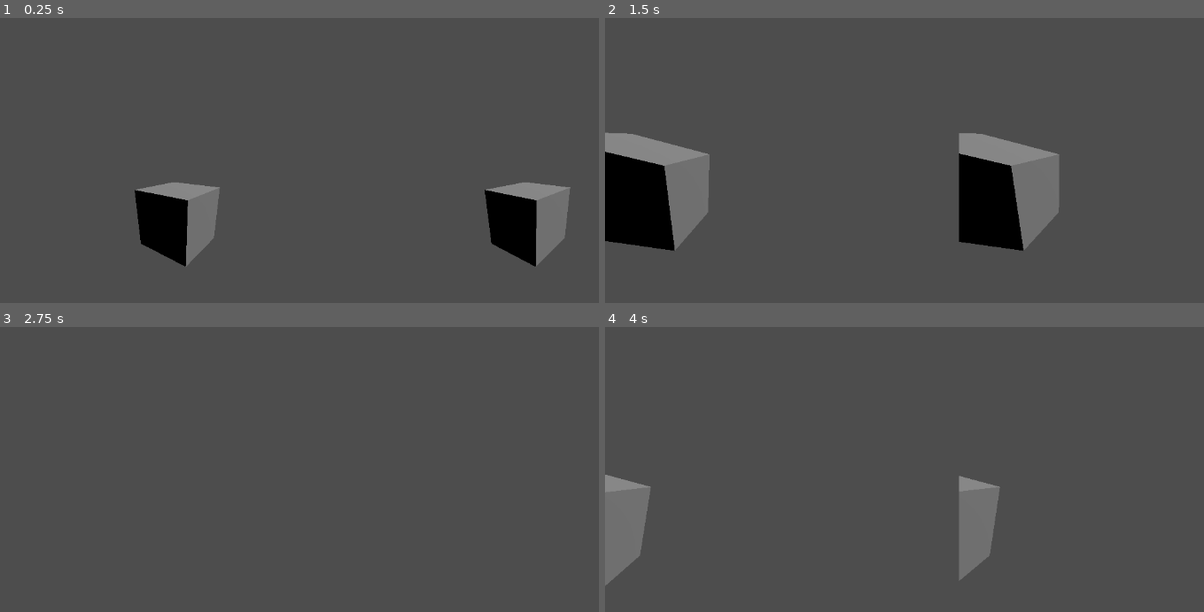
Above: before the commit, frames 1-4 (two rows, left to right).
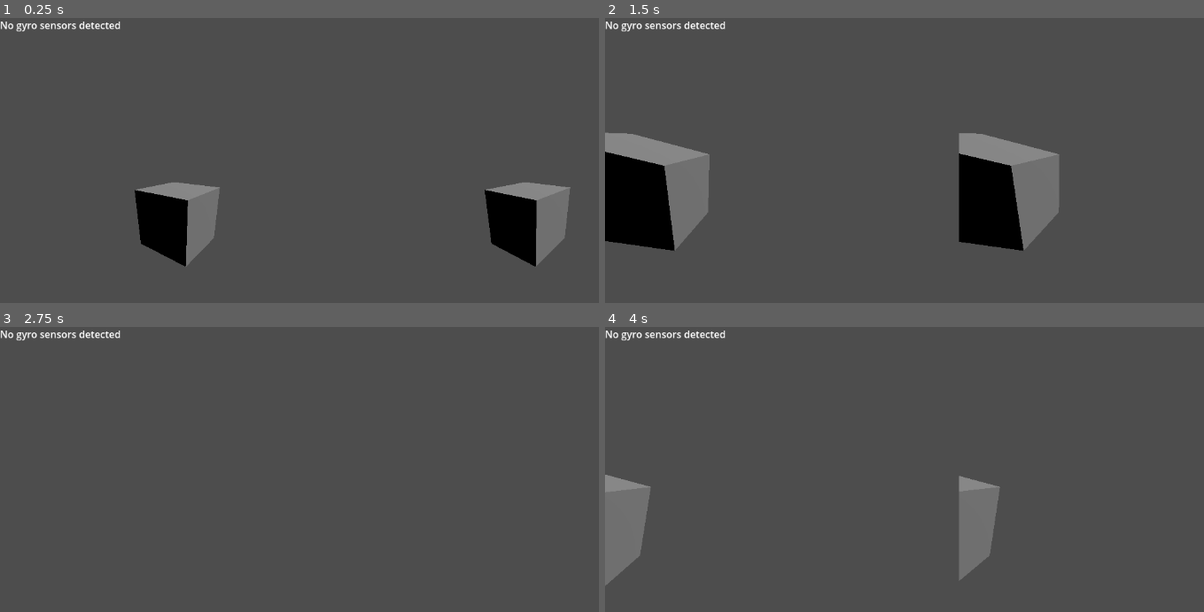
Above: after the commit, the same moments.

Repository: dairycultist/Metaverse
Game: Godot game, scene res://menu_main.tscn
Two runs of this game, one before a commit and one after it. Both use one fixed random seed, a clock stepped at 60 frames per second and the inputs below.
Inputs:
- Up to frame 1 (0.25 s): no input
- Up to frame 2 (1.5 s): tap Enter at 0.5 s; hold Right (ui_right) 0.53-1.28 s; hold Down (ui_down) from 1.28 s (still down)
- Up to frame 3 (2.75 s): release Down (ui_down) at 2.03 s; hold Right (ui_right) from 2.03 s (still down)
- Up to frame 4 (4 s): tap Space at 2.75 s; release Right (ui_right) at 2.78 s; hold Up (ui_up) 2.78-3.53 s; tap Enter at 3.5 s; hold Left (ui_left) from 3.53 s (still down)

The runs differ from the first frame. In frame 1, 0.3% of the frame differs, in the area x 0-21%, y 1-5%; in frame 2, 0.3%; in frame 3, 0.3%; in frame 4, 0.3%.

Commit message:
Debug gyro

Diff:
--- a/gyro.gd
+++ b/gyro.gd
@@ -15,16 +15,20 @@
 
 func _ready():
 
-	await get_tree().process_frame
+	get_tree().process_frame.connect(init_sensors)
+
+func init_sensors():
 
 	var magnet: Vector3 = Input.get_magnetometer()
 
 	if (magnet == Vector3.ZERO):
-		print("uncompatible!")
+		get_node("/root/World/Debug").text = "No gyro sensors detected"
 	else:
-		print("compatible")
+		get_node("/root/World/Debug").text = "Gyro sensors exist!"
 		enabled = true
 		_initial_yaw = atan2(-magnet.x, magnet.z)
+
+	get_tree().process_frame.disconnect(init_sensors)
 
 func _physics_process(delta):
 
--- a/menu_main.tscn
+++ b/menu_main.tscn
@@ -42,3 +42,7 @@
 
 [node name="DirectionalLight3D" type="DirectionalLight3D" parent="."]
 transform = Transform3D(0.734473, -0.347485, 0.582927, -0.224934, 0.685761, 0.692196, -0.640277, -0.639519, 0.425512, 0, 0, 0)
+
+[node name="Debug" type="RichTextLabel" parent="."]
+offset_right = 213.0
+offset_bottom = 88.0
Not shown, changed: build/Metaverse.apk
Not shown, changed: build/Metaverse.apk.idsig
